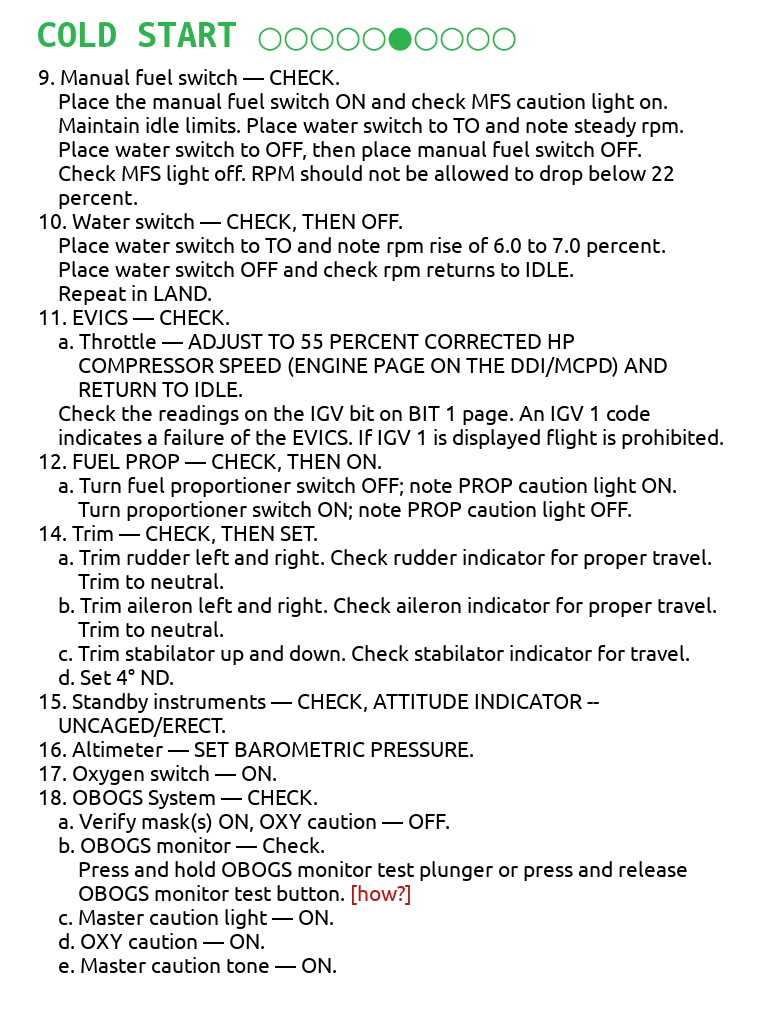
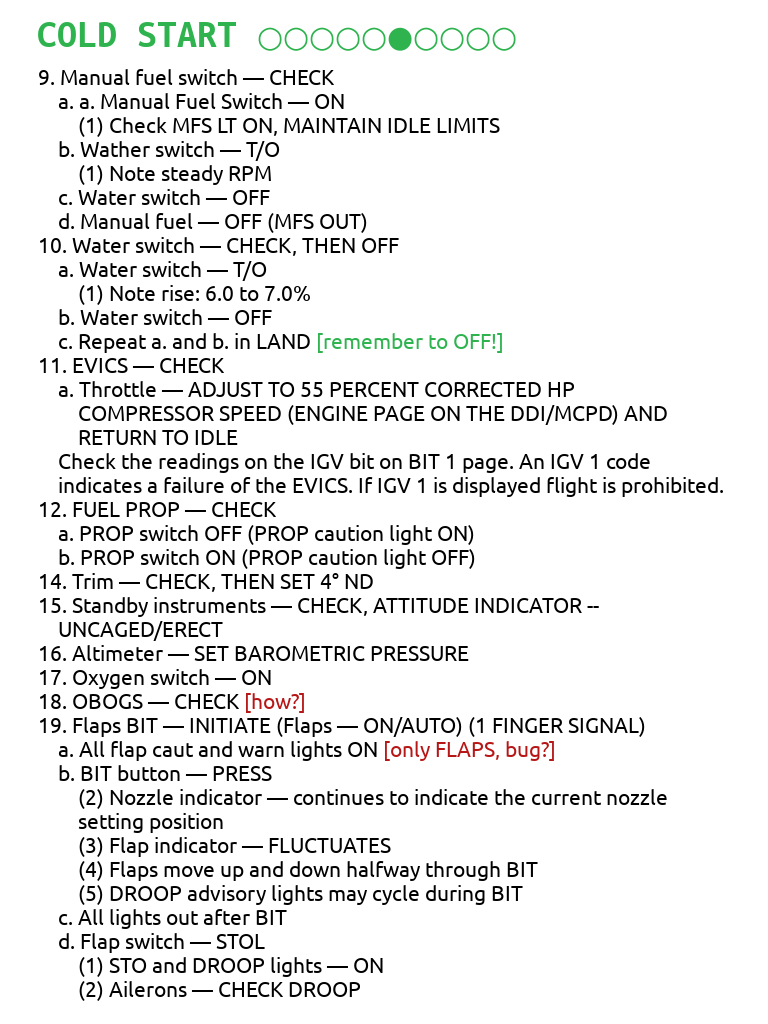
Comparing the layer stacks of the two 768px x 1024px images. Changes:
renamed "9. Manual fuel switch — CHECK...." to "9. Manual fuel switch — CHECK ...", painted on it over 40, 82, 723, 1001
